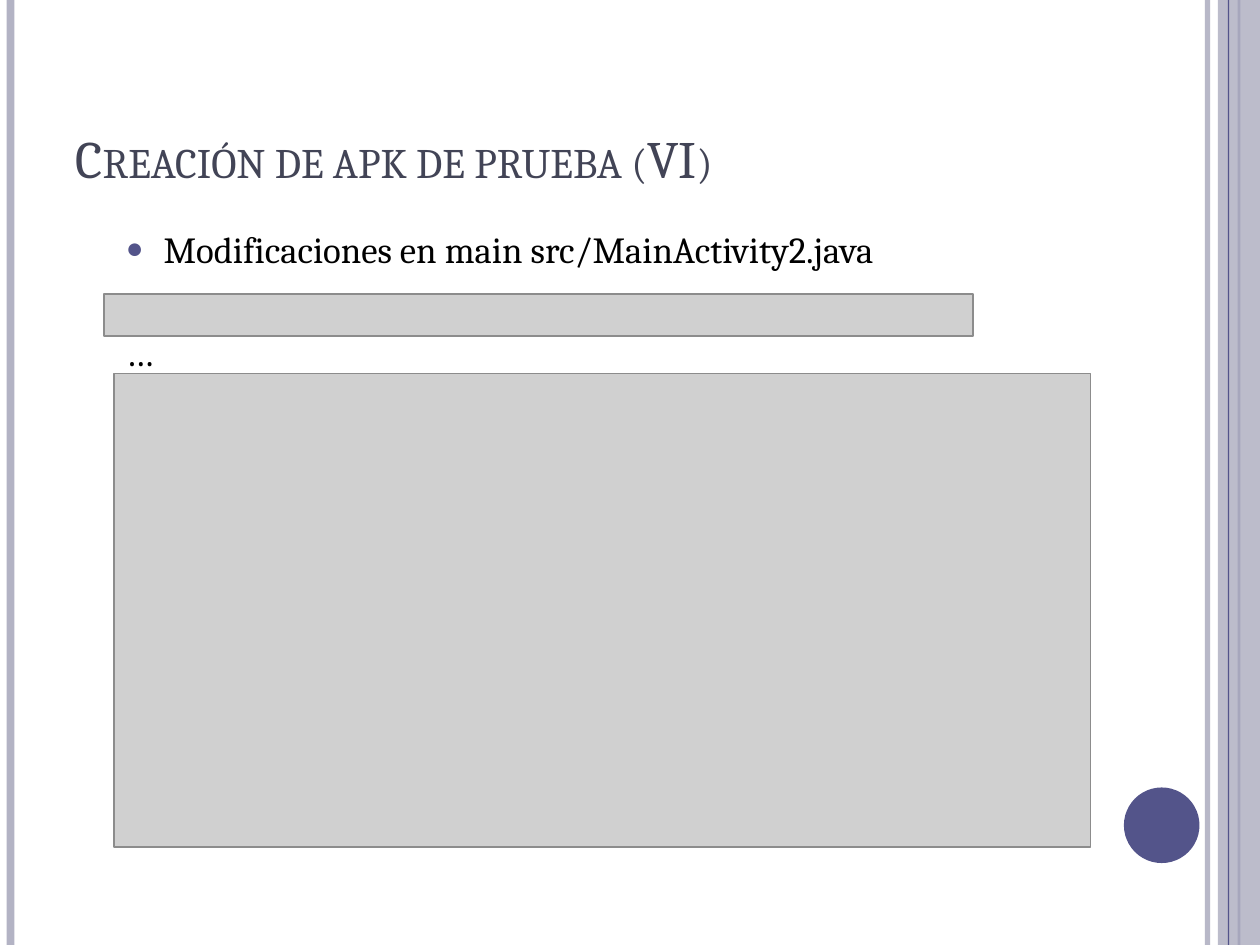
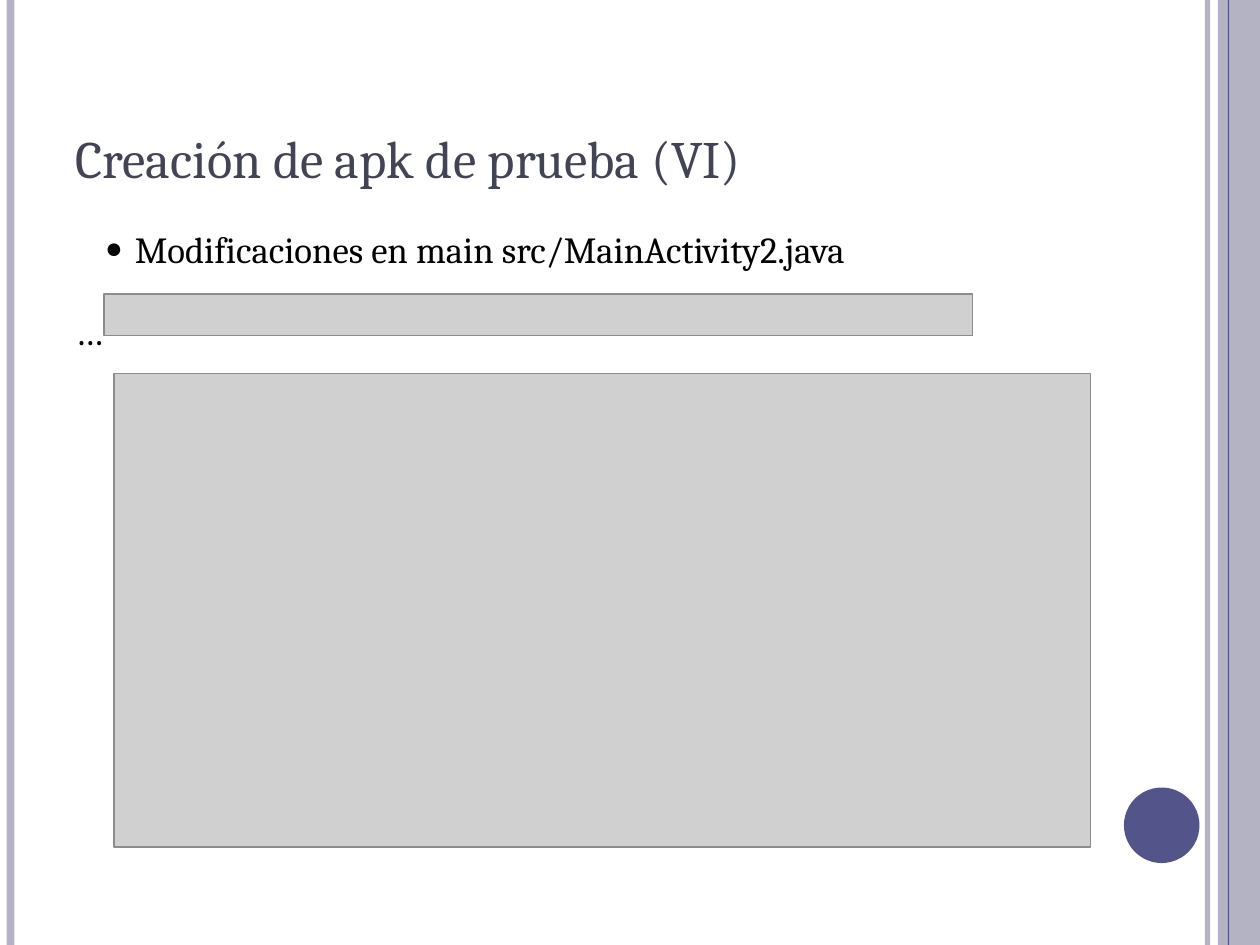
Before and after one commit to Jick9536/NPI-P3, a slide deck: slide 9 of NPI- Práctica 3.pptx. Drawn at 1260x945 pixels with LibreOffice and Linux fonts; fonts in the diff are those of the drawing; grey boxes stand for pictures. Boxes give left, top, right and bottom in pixels: in the first picture for what was removed or moved away, otherwise in the second. Text is boxed around its words. In the diff, an @@ line names an element or a change of style, - is before the commit and + after.

```diff
--- a/NPI- Práctica 3.pptx
+++ b/NPI- Práctica 3.pptx
@@ text "Creación de apk de prueba ..." at box(75, 141, 740, 189): small capitals off @@
@@ text "Modificaciones en main src/MainActivity2.java" at box(135, 237, 845, 271): indent changed; less space between paragraphs; list level 2 to 1 in "…" @@
```
Also in this commit, not shown: 12 other slides changed, 1 other file.
